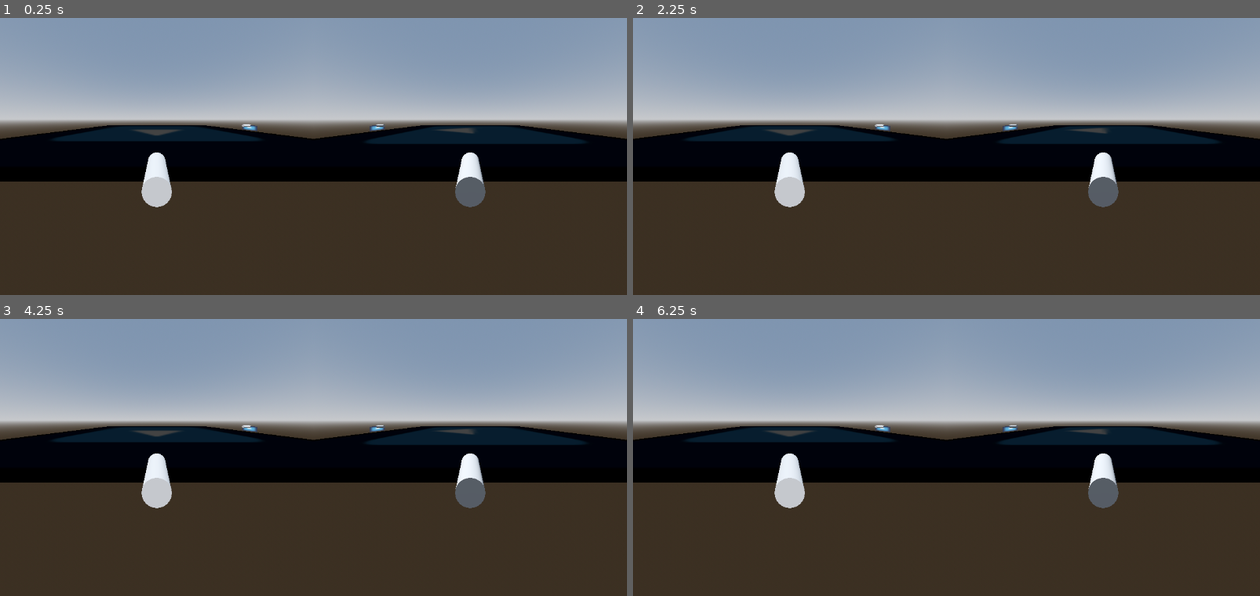
Above: before the commit, frames 1-4 (two rows, left to right).
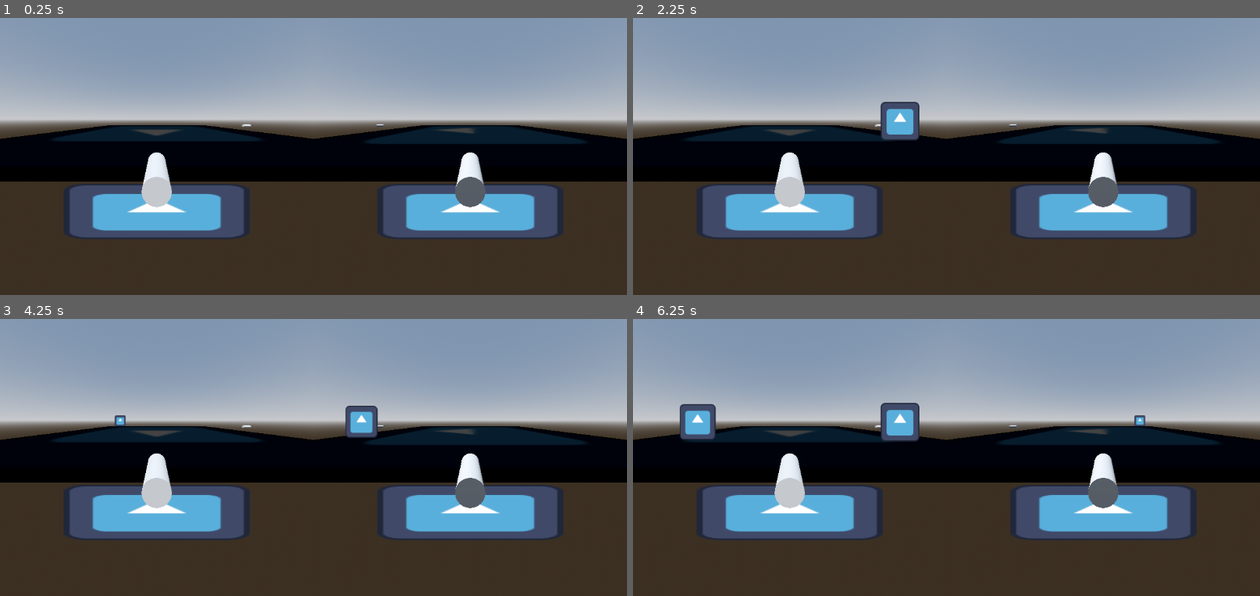
Above: after the commit, the same moments.

Repository: johncoffee/ngj-2024
Game: Godot game, scene res://maps/sandbox.tscn
The game is run twice, just before and just after one commit, with the same random seed, the same clock (stepped at 60 frames per second) and the same inputs. The project has no main scene, so this scene is started directly. The engine's default icon, where the game draws it, is replaced by a stand-in: a white triangle on a blue panel in a dark square.
Inputs:
- Up to frame 1 (0.25 s): no input
- Up to frame 2 (2.25 s): tap Enter at 0.5, 2 s; tap Space at 1.25 s
- Up to frame 3 (4.25 s): tap Space at 2.75 s; tap Enter at 3.5 s
- Up to frame 4 (6.25 s): tap Space at 5 s

The runs differ from the first frame. In frame 1, 11% of the frame differs, in the area x 10-90%, y 38-80%; in frame 2, 12%; in frame 3, 12%; in frame 4, 13%, in the area x 7-90%, y 30-80%.

Commit message:
added enemies

Diff:
--- /dev/null
+++ b/enemies/enemy.gd
@@ -0,0 +1,11 @@
+extends CharacterBody3D
+
+
+func set_visibility(layers: int) -> void:
+    $Sprite3D.layers = layers
+
+
+# TEMPORARY
+func _ready() -> void:
+    set_visibility(1 << 1)
+    create_tween().set_loops().tween_callback(func(): set_visibility([1 << 1, 1 << 2].pick_random())).set_delay(2)
--- /dev/null
+++ b/enemies/enemy.tscn
@@ -0,0 +1,18 @@
+[gd_scene load_steps=4 format=3 uid="uid://c6xrgsvgux54l"]
+
+[ext_resource type="Script" path="res://enemies/enemy.gd" id="1_bfypu"]
+[ext_resource type="Texture2D" uid="uid://8kobprnrndrf" path="res://icon.svg" id="1_uiuyo"]
+
+[sub_resource type="BoxShape3D" id="BoxShape3D_55cig"]
+
+[node name="Enemy" type="CharacterBody3D"]
+script = ExtResource("1_bfypu")
+
+[node name="Sprite3D" type="Sprite3D" parent="."]
+transform = Transform3D(1, 0, 0, 0, 1, 0, 0, 0, 1, 0, 0.739144, 0)
+billboard = 2
+texture = ExtResource("1_uiuyo")
+
+[node name="CollisionShape3D" type="CollisionShape3D" parent="."]
+transform = Transform3D(1, 0, 0, 0, 1, 0, 0, 0, 1, 0, 0.762952, 0)
+shape = SubResource("BoxShape3D_55cig")
--- /dev/null
+++ b/enemies/spanwer.gd
@@ -0,0 +1,17 @@
+extends MultiplayerSpawner
+
+
+func _ready() -> void:
+    spawn_function = _spawn
+
+    create_tween().set_loops() \
+        .tween_callback(func(): spawn({"index": 0, "position": Vector3(lerpf(-5, 5, randf()), 0, lerp(-5, 5, randf()))})) \
+        .set_delay(2.0)
+
+
+func _spawn(params) -> Node:
+    var scene = load(get_spawnable_scene(params.index))
+    var instance: Node3D = scene.instantiate()
+    instance.position = params.position
+    instance.set_visibility([1 << 1, 1 << 2].pick_random())
+    return instance
--- /dev/null
+++ b/lobby/lobby.tscn
@@ -0,0 +1,9 @@
+[gd_scene format=3 uid="uid://ct51o61ojfpls"]
+
+[node name="Lobby" type="Control"]
+layout_mode = 3
+anchors_preset = 15
+anchor_right = 1.0
+anchor_bottom = 1.0
+grow_horizontal = 2
+grow_vertical = 2
--- a/maps/sandbox.tscn
+++ b/maps/sandbox.tscn
@@ -1,7 +1,8 @@
-[gd_scene load_steps=11 format=3 uid="uid://cr7id8f31w8jl"]
+[gd_scene load_steps=12 format=3 uid="uid://cr7id8f31w8jl"]
 
 [ext_resource type="Script" path="res://main.gd" id="1_ls40i"]
 [ext_resource type="PackedScene" uid="uid://cvuhj617s0g1q" path="res://ui/split_screen.tscn" id="2_i13bc"]
+[ext_resource type="Script" path="res://enemies/spanwer.gd" id="2_rvij0"]
 [ext_resource type="Texture2D" uid="uid://8kobprnrndrf" path="res://icon.svg" id="2_w4s8u"]
 
 [sub_resource type="ProceduralSkyMaterial" id="ProceduralSkyMaterial_wowr3"]
@@ -49,6 +50,11 @@
 script = ExtResource("1_ls40i")
 local_player_count = 2
 
+[node name="EnemySpawner" type="MultiplayerSpawner" parent="."]
+_spawnable_scenes = PackedStringArray("res://enemies/enemy.tscn")
+spawn_path = NodePath("..")
+script = ExtResource("2_rvij0")
+
 [node name="DirectionalLight3D" type="DirectionalLight3D" parent="."]
 transform = Transform3D(-0.866023, -0.433016, 0.250001, 0, 0.499998, 0.866027, -0.500003, 0.749999, -0.43301, 0, 0, 0)
 shadow_enabled = true
@@ -61,6 +67,7 @@
 [node name="Floor" type="Sprite3D" parent="."]
 transform = Transform3D(10, 0, 0, 0, -4.37114e-07, 10, 0, -10, -4.37114e-07, 0, 0, 0)
 modulate = Color(0.22, 0.22, 0.22, 1)
+render_priority = -1
 texture = ExtResource("2_w4s8u")
 
 [node name="Path1" type="Path3D" parent="."]
--- a/player.gd
+++ b/player.gd
@@ -14,7 +14,7 @@
 
 func _ready() -> void:
     $Camera.current = false
-    $Camera.cull_mask &= ~(1 << player_id)
+    $Camera.cull_mask = 0b1 | 1 << player_id
     $View/Sprite3D.layers = (1 << player_id)
 
 
--- a/ui/split_screen.tscn
+++ b/ui/split_screen.tscn
@@ -26,7 +26,7 @@
 
 [node name="Viewport" type="SubViewport" parent="TopLayer/Player1"]
 handle_input_locally = false
-size = Vector2i(576, 324)
+size = Vector2i(2, 2)
 size_2d_override_stretch = true
 render_target_update_mode = 4
 
@@ -39,7 +39,7 @@
 
 [node name="Viewport" type="SubViewport" parent="TopLayer/Player2"]
 handle_input_locally = false
-size = Vector2i(576, 324)
+size = Vector2i(2, 2)
 size_2d_override_stretch = true
 render_target_update_mode = 4
 
@@ -58,7 +58,7 @@
 
 [node name="Viewport" type="SubViewport" parent="BottomLayer/Player3"]
 handle_input_locally = false
-size = Vector2i(576, 324)
+size = Vector2i(2, 2)
 size_2d_override_stretch = true
 render_target_update_mode = 4
 
@@ -71,6 +71,6 @@
 
 [node name="Viewport" type="SubViewport" parent="BottomLayer/Player4"]
 handle_input_locally = false
-size = Vector2i(576, 324)
+size = Vector2i(2, 2)
 size_2d_override_stretch = true
 render_target_update_mode = 4
